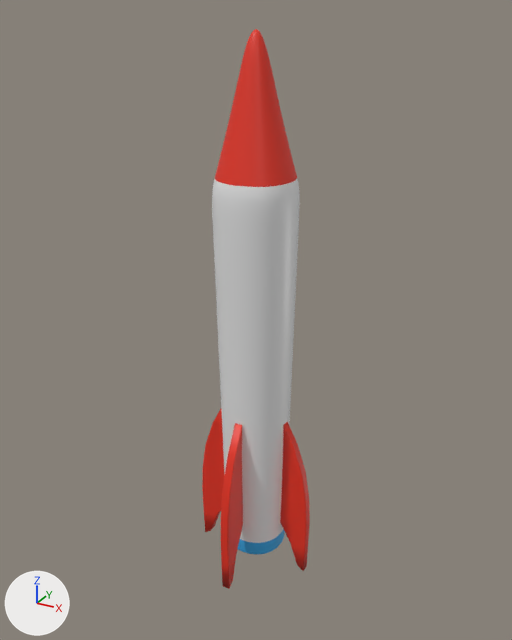
The glTF model client/assets/objects/rocket.glb as it was, and as the next commit left it.
Camera for both pictures: a camera (50 mm lens) standing at (1.81, -3.28, 3.32) and looking at (-0.05, 0.09, 1.63). The axes (+X, +Y, +Z) are drawn at lower left. The lights are the same throughout. The first picture is the older version. Where no turn or scale is listed for an object, it has been applied to the vertices. Vertices at exactly the same position are counted once.

Names of what the first picture shows: 'Body', 'Fing', 'Fing.001', 'Fing.003'.
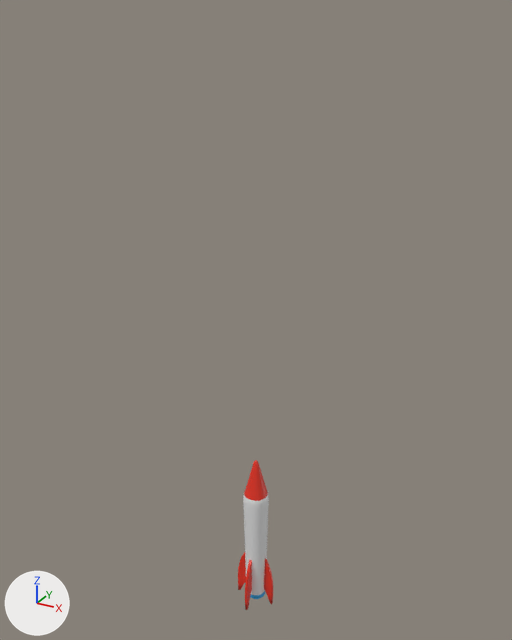
Commit message: feat: update rocket model

Boxes (x1, y1, x2, y2) around the edits, measured in the pictures (512 x 640 px):
'Body', reshaped, moved, rescaled (60% narrower, 71% shorter)
    before: (212, 29, 300, 555)
    after: (238, 460, 273, 610)
'Fing.001', deleted (red)
    before: (280, 422, 310, 571)
'Fing', deleted (red)
    before: (221, 423, 243, 589)
'Fing.003', deleted (red)
    before: (202, 409, 225, 532)
part 1 of me_mesh, added
    after: (245, 560, 252, 610)
part 2 of me_mesh, added
    after: (264, 559, 273, 604)
part 3 of me_mesh, added
    after: (238, 552, 246, 590)

Diff of the bpy script that builds the scene:
```diff
--- a/client/assets/objects/rocket.glb.py
+++ b/client/assets/objects/rocket.glb.py
@@ me_mesh @@
 # used by ob_body; location = (0.0, 0.0, 0.0)
-me_mesh.from_pydata(...)  # 2178 vertices, 4352 faces; spans x -0.23..0.23, y -0.23..0.23, z 0.12..3.23
+me_mesh.from_pydata(...)  # 2618 vertices, 5216 faces; spans x -0.4..0.37, y -0.4..0.4, z 0.0..3.23
+# me_mesh part 1: a new loose piece of 110 vertices spanning x -0.02..0.02, y -0.4..-0.19, z 0.0..1.09, in mat_red (red #e7321d)
+# me_mesh part 2: a new loose piece of 110 vertices spanning x 0.17..0.37, y -0.03..0.02, z 0.0..1.09, in mat_red (red #e7321d)
+# me_mesh part 3: a new loose piece of 110 vertices spanning x -0.4..-0.19, y -0.02..0.03, z 0.0..1.09, in mat_red (red #e7321d)
+# other edits to the shape of me_mesh do not show in these pictures
 me_mesh.materials.append(mat_white)
@@ ob_body @@
 ob_body = bpy.data.objects.new('Body', me_mesh)
-ob_body.location = (0.0, 0.0, 0.0)
+ob_body.location = (0.0, 0.0, -0.415)
+ob_body.scale = (0.35, 0.35, 0.35)
@@ ob_fing @@
-ob_fing = bpy.data.objects.new('Fing', me_cube_004)
-ob_fing.location = (0.0, -0.47, 0.278)
@@ ob_fing_001 @@
-ob_fing_001 = bpy.data.objects.new('Fing.001', me_cube_005)
-ob_fing_001.location = (0.443, -0.005, 0.276)
@@ ob_fing_003 @@
-ob_fing_003 = bpy.data.objects.new('Fing.003', me_cube_007)
-ob_fing_003.location = (-0.469, 0.004, 0.278)
```
